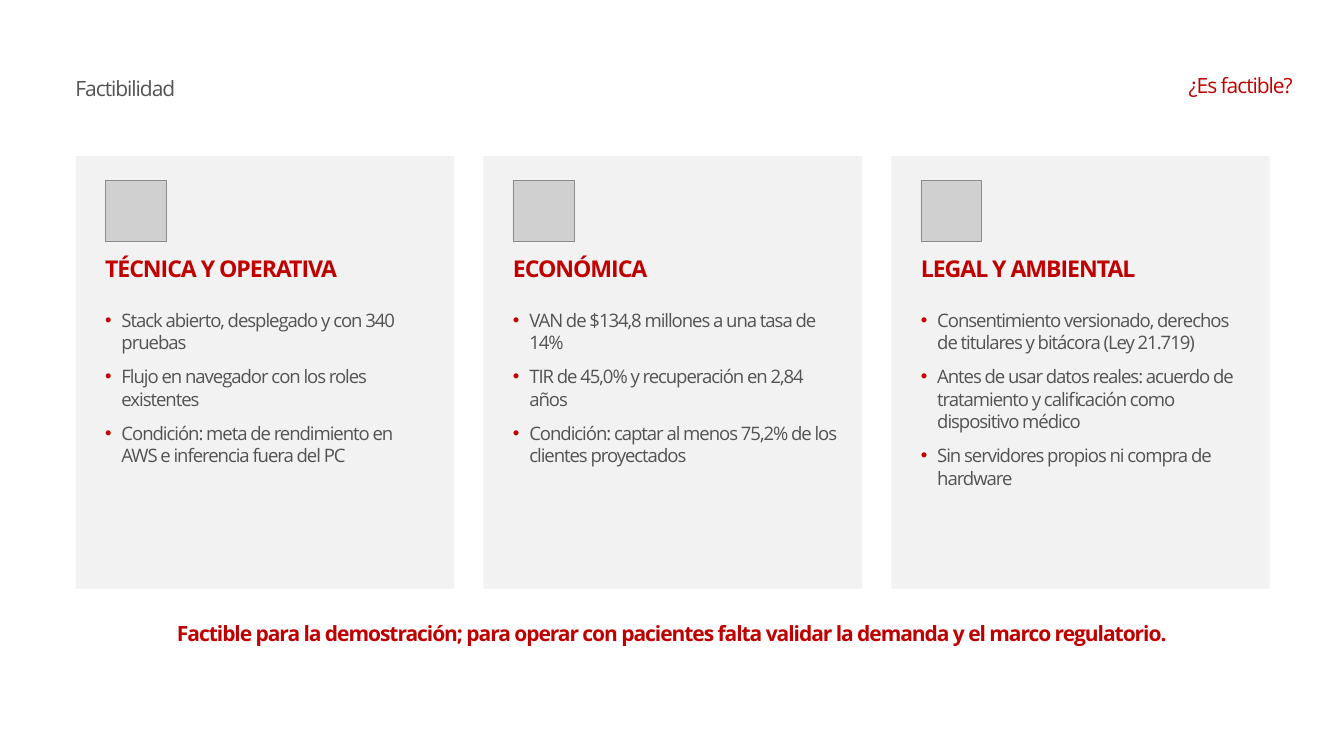
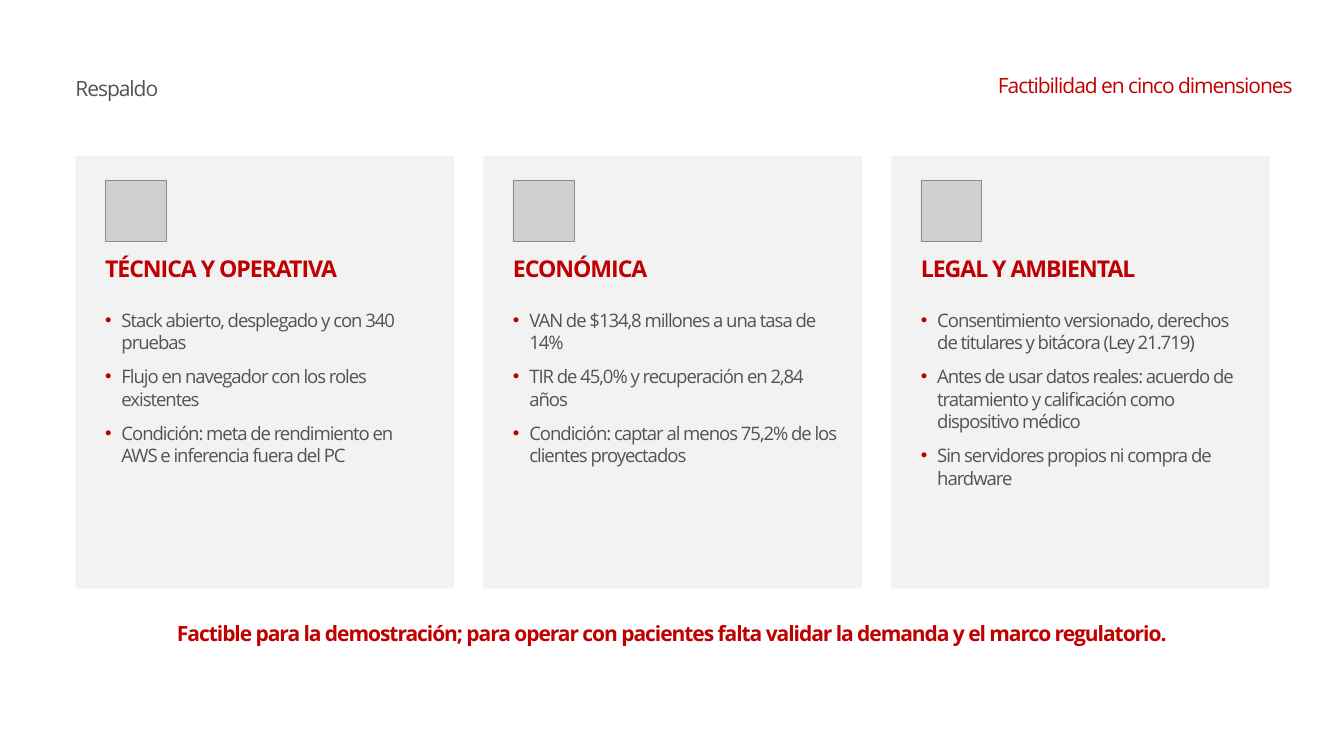
Before and after one commit to conEFE/Proyecto-Aurora, a slide deck: slide 25 of docs/informe_final/presentacion/Presentacion_Aurora_Informe_Final.pptx (slide 10 before the commit). Drawn at 1344x756 pixels with LibreOffice and Linux fonts; fonts in the diff are those of the drawing; grey boxes stand for pictures; background and template pictures are left out. Boxes give left, top, right and bottom in pixels: in the first picture for what was removed or moved away, otherwise in the second. Text is boxed around its words. In the diff, an @@ line names an element or a change of style, - is before the commit and + after.

```diff
--- a/docs/informe_final/presentacion/Presentacion_Aurora_Informe_Final.pptx
+++ b/docs/informe_final/presentacion/Presentacion_Aurora_Informe_Final.pptx
@@ text at (x1=75, y1=80, x2=158, y2=101): text changed @@
-Factibilidad
+Respaldo
@@ text at (x1=998, y1=77, x2=1293, y2=94): text changed @@
-¿Es factible?
+Factibilidad en cinco dimensiones
```
Also in this commit, not shown: 10 other slides changed, 12 slides added, 2 other files.
